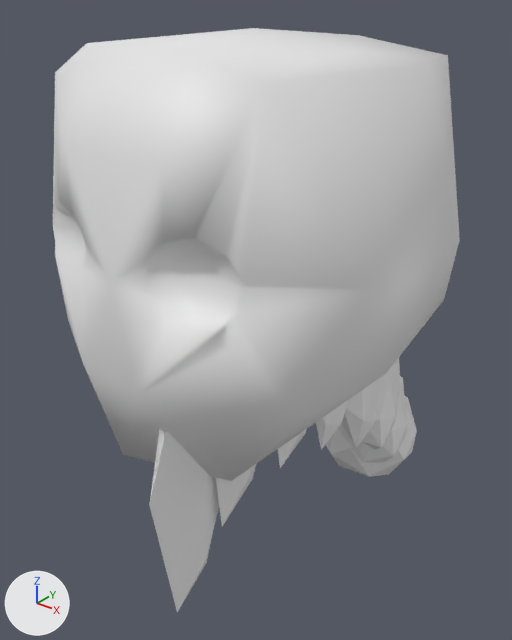
An edit to the glTF model maybraid/assets/characters/hair/feather_hawk.glb, drawn before and after from the same camera.
Camera for both pictures: a 50 mm camera at (1.15, -1.53, 1.11) aimed at (-0.16, 0.1, 0.1). Lighting does not change. The marker at lower left points along +X, +Y and +Z. The older version comes first. Where no turn or scale is listed for an object, it has been applied to the vertices.

Objects in the first picture: 'FeatherHawk', 'MeerkatHead'.
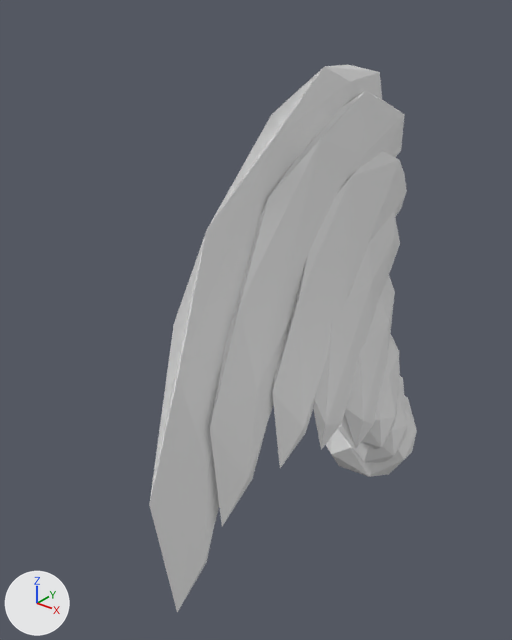
Diff of the bpy script that builds the scene:
```diff
--- a/maybraid/assets/characters/hair/feather_hawk.glb.py
+++ b/maybraid/assets/characters/hair/feather_hawk.glb.py
@@ ob_meerkathead @@
-ob_meerkathead = bpy.data.objects.new('MeerkatHead', me_icosphere)
-ob_meerkathead.location = (0.0, 0.0, 0.5)
```

Location of each change, (x1, y1, x2, y2) in pixels of the pictures (512 x 640 px):
'MeerkatHead', deleted: before (53, 28, 460, 481)
'FeatherHawk', unchanged, uncovered by the edit: before (149, 358, 417, 612); after (149, 65, 417, 612)
